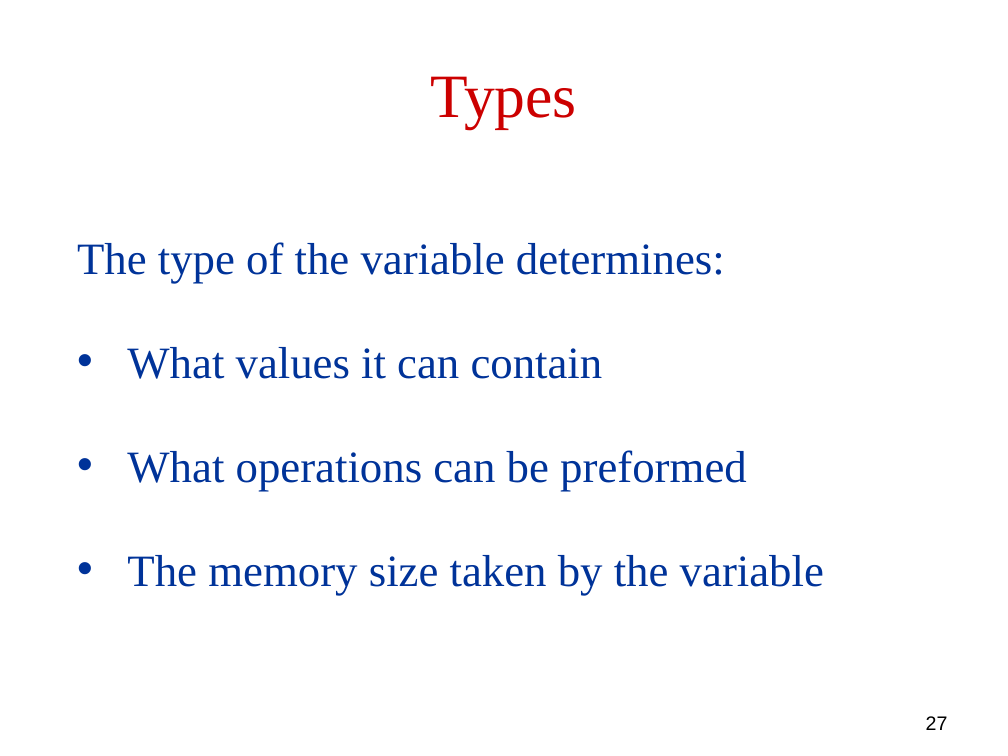
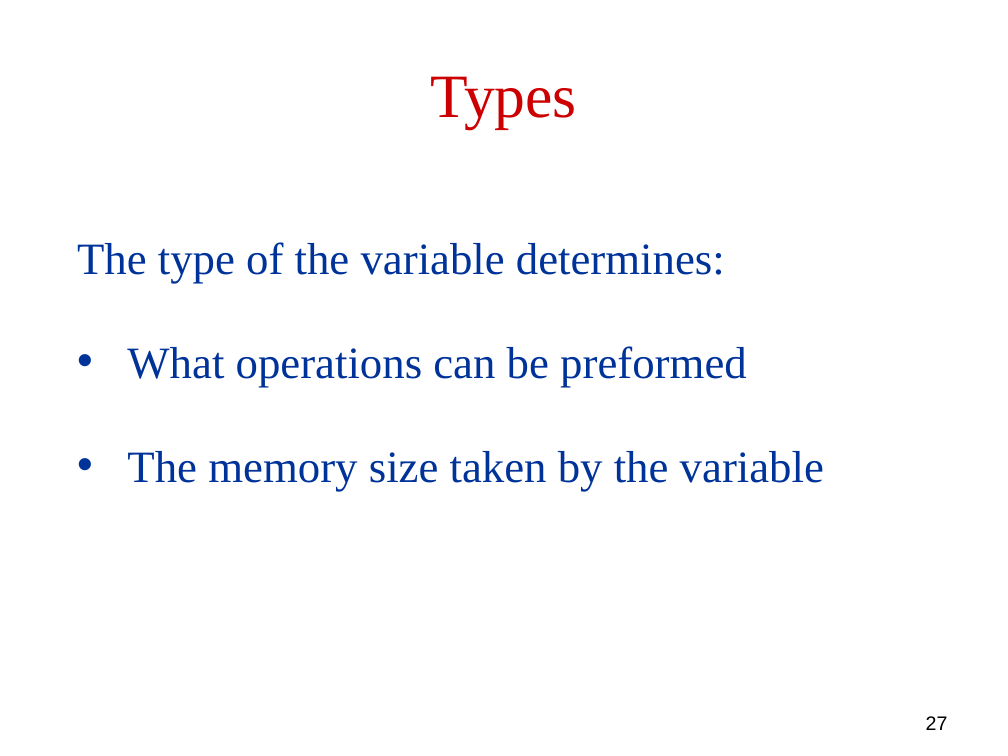
Before and after one commit to robintux/gip, a slide deck: slide 27 of Sessions/1/gip1.pptx. Drawn at 1008x756 pixels with LibreOffice and Linux fonts; fonts in the diff are those of the drawing. Boxes give left, top, right and bottom in pixels: in the first picture for what was removed or moved away, otherwise in the second. Text is boxed around its words. In the diff, an @@ line names an element or a change of style, - is before the commit and + after.

```diff
--- a/Sessions/1/gip1.pptx
+++ b/Sessions/1/gip1.pptx
@@ text at [127, 347, 603, 379]: paragraph removed @@
-• What values it can contain
```
Also in this commit, not shown: 8 other slides changed.
